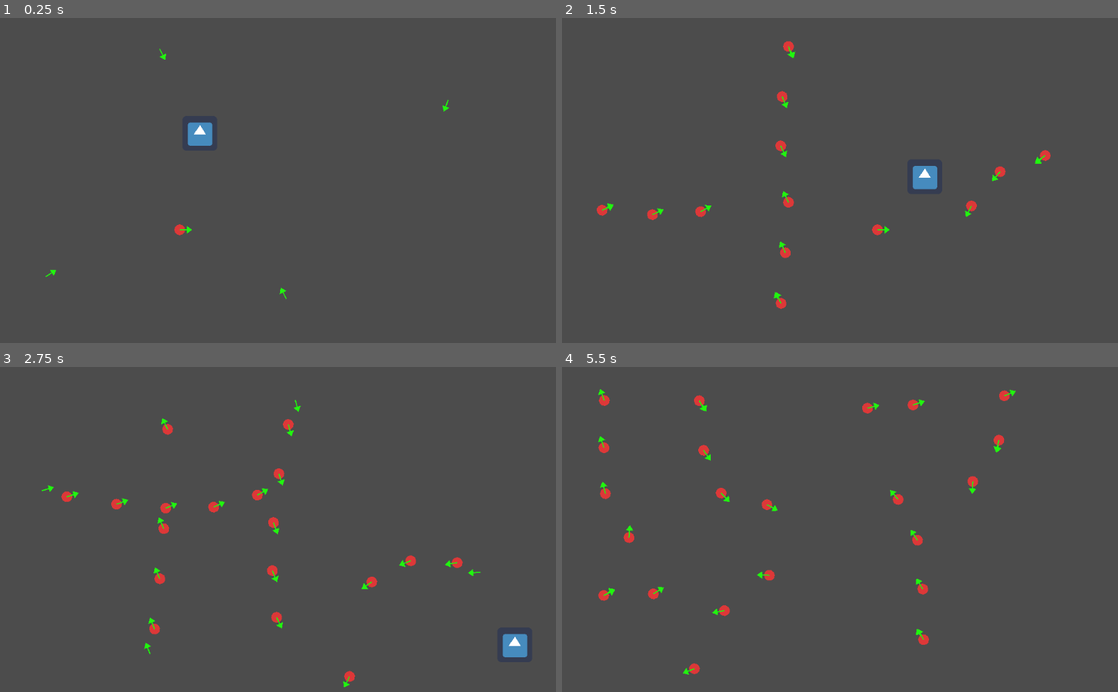
Above: before the commit, frames 1-4 (two rows, left to right).
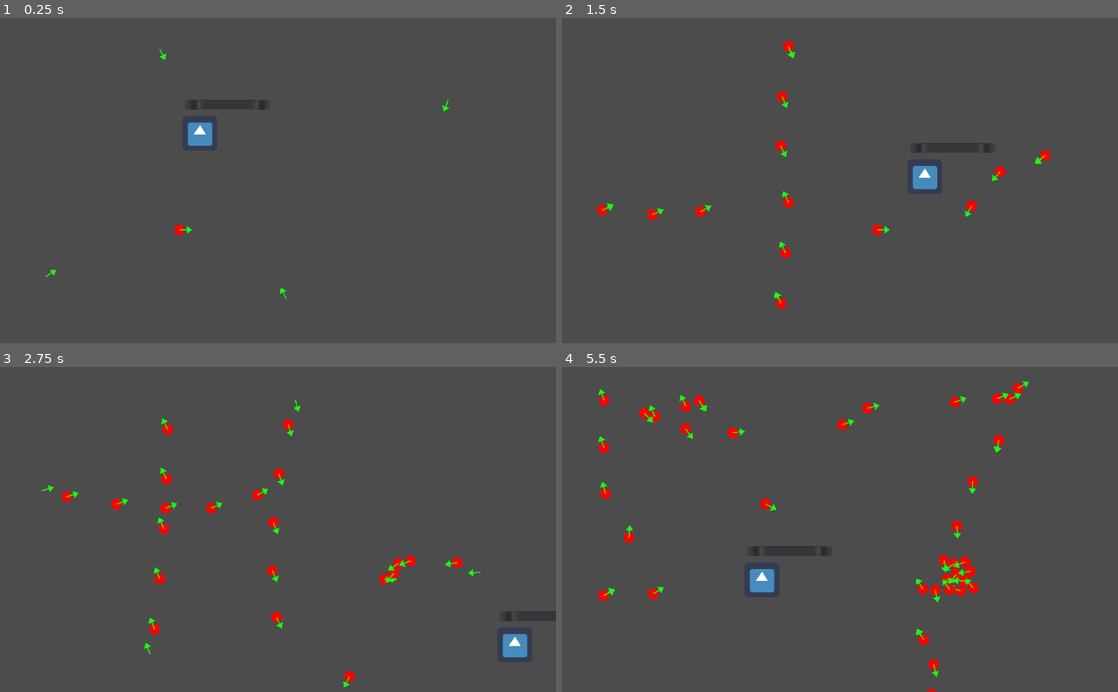
Above: after the commit, the same moments.

Repository: PRFNTX/wejammin
Game: Godot game, scene res://TestScene.tscn
Same seed, same stepped clock (60 frames per second), same inputs: the game is played once before the commit and once after it. The project has no main scene, so this scene is started directly. The engine's default icon, where the game draws it, is replaced by a stand-in: a white triangle on a blue panel in a dark square.
Inputs:
- Up to frame 1 (0.25 s): no input
- Up to frame 2 (1.5 s): tap Enter at 0.5 s; hold D (move_right) 0.53-1.28 s; hold S (move_down) from 1.28 s (still down)
- Up to frame 3 (2.75 s): release S (move_down) at 2.03 s; hold D (move_right) from 2.03 s (still down)
- Up to frame 4 (5.5 s): release D (move_right) at 2.78 s; hold W (move_up) 2.78-3.53 s; hold A (move_left) 3.53-5.03 s; hold S (move_down) from 5.03 s (still down)

The runs differ from the first frame. In frame 1, 0.1% of the frame differs, in the area x 31-48%, y 25-67%; in frame 2, 0.7%; in frame 3, 1.2%; in frame 4, 3.0%, in the area x 6-84%, y 4-100%.

Commit message:
health implemented

Diff:
--- a/ProjectGameJam/PlayerNode.gd
+++ b/ProjectGameJam/PlayerNode.gd
@@ -1,26 +1,28 @@
 extends KinematicBody2D
 
-
-# Declare member variables here. Examples:
-# var a = 2
-# var b = "text"
-
-
-# Called when the node enters the scene tree for the first time.
-func _ready():
-
-	pass # Replace with function body.
-
-
-# Called every frame. 'delta' is the elapsed time since the previous frame.
-#func _process(delta):
-#	pass
 var player_speed = 400
 
 var move_up = false
 var move_down = false
 var move_left = false
 var move_right = false
+
+var max_health = 5
+var current_health = 5 setget change_health
+
+
+func _ready():
+
+	$Healthbar.max_value = max_health
+	$Healthbar.value = current_health
+
+func change_health(new_health_value):
+	if new_health_value == 0:
+		self.queue_free()
+	else:
+		current_health = new_health_value
+		$Healthbar.value = new_health_value
+
 
 
 func _physics_process(delta):
@@ -45,6 +47,9 @@
 	if collision != null:
 		print(collision)
 
+func hit_by_projectile(type):
+	if type == Projectile.projectile_types.RED:
+		change_health(current_health - 1)
 
 func _input(event):
 	if event is InputEventKey:
--- a/ProjectGameJam/PlayerNode.tscn
+++ b/ProjectGameJam/PlayerNode.tscn
@@ -4,7 +4,6 @@
 [ext_resource path="res://icon.png" type="Texture" id=2]
 
 [sub_resource type="CircleShape2D" id=1]
-radius = 28.0179
 
 [node name="PlayerNode" type="KinematicBody2D"]
 script = ExtResource( 1 )
@@ -14,3 +13,10 @@
 
 [node name="CollisionShape2D" type="CollisionShape2D" parent="."]
 shape = SubResource( 1 )
+
+[node name="Healthbar" type="ProgressBar" parent="."]
+margin_left = -27.0
+margin_top = -62.0
+margin_right = -23.0
+margin_bottom = -48.0
+rect_scale = Vector2( 39.28, 1.32 )
--- a/ProjectGameJam/Projectile.gd
+++ b/ProjectGameJam/Projectile.gd
@@ -1,9 +1,20 @@
 extends KinematicBody2D
+class_name Projectile
 
 export(float) var direction = 1.2
 export(float) var speed = 200.0
 
+enum projectile_types {
+	RED,
+	GREEN,
+}
+export(projectile_types) var type = projectile_types.RED
+
+
 func _physics_process(delta):
 	var collision = move_and_collide(Vector2(cos(direction), sin(direction))*speed*delta)
 	if collision != null:
-		collision.collider.queue_free()
+		print(collision.collider.name)
+		var name = collision.collider.name
+		if collision.collider.has_method("hit_by_projectile"):
+			collision.collider.call("hit_by_projectile", type)
--- a/ProjectGameJam/Projectile.tscn
+++ b/ProjectGameJam/Projectile.tscn
@@ -1,7 +1,8 @@
-[gd_scene load_steps=4 format=2]
+[gd_scene load_steps=5 format=2]
 
 [ext_resource path="res://Projectile.gd" type="Script" id=1]
 [ext_resource path="res://DebugArrow.tscn" type="PackedScene" id=2]
+[ext_resource path="res://ProjectileSprite.gd" type="Script" id=3]
 
 [sub_resource type="CircleShape2D" id=1]
 
@@ -14,5 +15,7 @@
 [node name="Sprite" type="Polygon2D" parent="."]
 color = Color( 0.870588, 0.223529, 0.223529, 1 )
 polygon = PoolVector2Array( -10, 0, -9, -4, -7, -7, -4, -9, 0, -10, 4, -9, 8, -6, 10, -1, 9, 5, 6, 8, 1, 10, -4, 9, -8, 6 )
+script = ExtResource( 3 )
 
 [node name="DebugArrow" parent="." instance=ExtResource( 2 )]
+rotation = -0.370796
--- /dev/null
+++ b/ProjectGameJam/ProjectileSprite.gd
@@ -0,0 +1,20 @@
+extends Polygon2D
+tool
+
+# Declare member variables here. Examples:
+# var a = 2
+# var b = "text"
+
+
+# Called when the node enters the scene tree for the first time.
+func _ready():
+	var parent = get_parent()
+	if not "type" in parent:
+		return
+	var projectile_to_colour_type = {parent.projectile_types.RED: Color.red, parent.projectile_types.GREEN: Color.green}
+	self.color = projectile_to_colour_type[parent.type]
+
+
+# Called every frame. 'delta' is the elapsed time since the previous frame.
+#func _process(delta):
+#	pass
--- a/ProjectGameJam/TestScene.tscn
+++ b/ProjectGameJam/TestScene.tscn
@@ -11,20 +11,20 @@
 position = Vector2( 73, 65 )
 
 [node name="Turret" parent="Rail" instance=ExtResource( 4 )]
-position = Vector2( 196.174, -5.04165 )
+position = Vector2( 196.174, -5.04139 )
 rotation = -0.125518
 offset = 188.33
 projectile = ExtResource( 2 )
 
 [node name="Turret2" parent="Rail" instance=ExtResource( 4 )]
 position = Vector2( 732.767, 70.8371 )
-rotation = 0.621845
+rotation = 0.621852
 offset = 738.03
 projectile = ExtResource( 2 )
 
 [node name="Turret3" parent="Rail" instance=ExtResource( 4 )]
 position = Vector2( 478.889, 451.373 )
-rotation = 3.0496
+rotation = 3.04959
 offset = 1400.75
 projectile = ExtResource( 2 )
 
--- a/ProjectGameJam/project.godot
+++ b/ProjectGameJam/project.godot
@@ -7,6 +7,16 @@
 ;   param=value ; assign values to parameters
 
 config_version=4
+
+_global_script_classes=[ {
+"base": "KinematicBody2D",
+"class": "Projectile",
+"language": "GDScript",
+"path": "res://Projectile.gd"
+} ]
+_global_script_class_icons={
+"Projectile": ""
+}
 
 [application]
 
